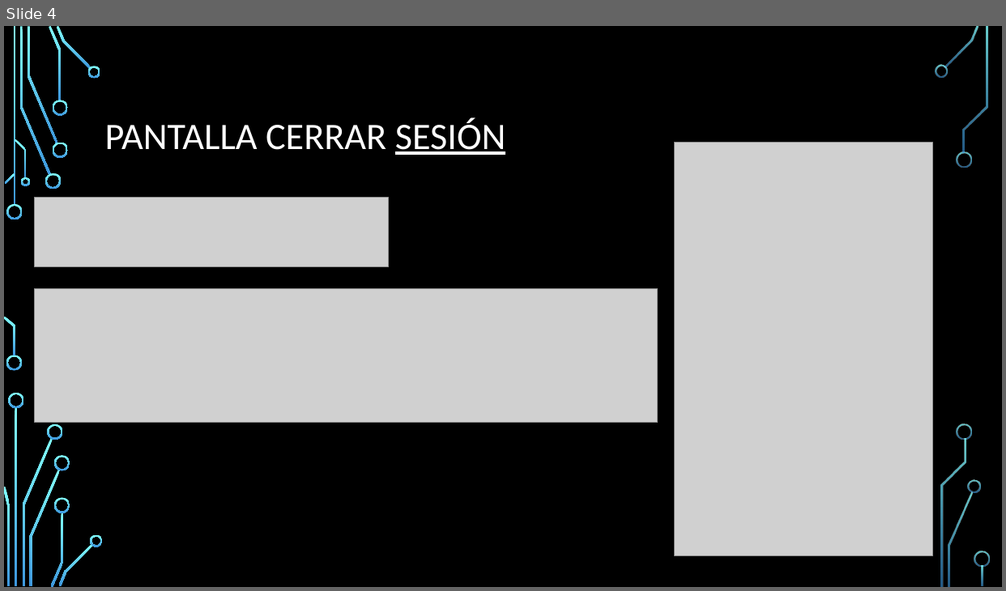
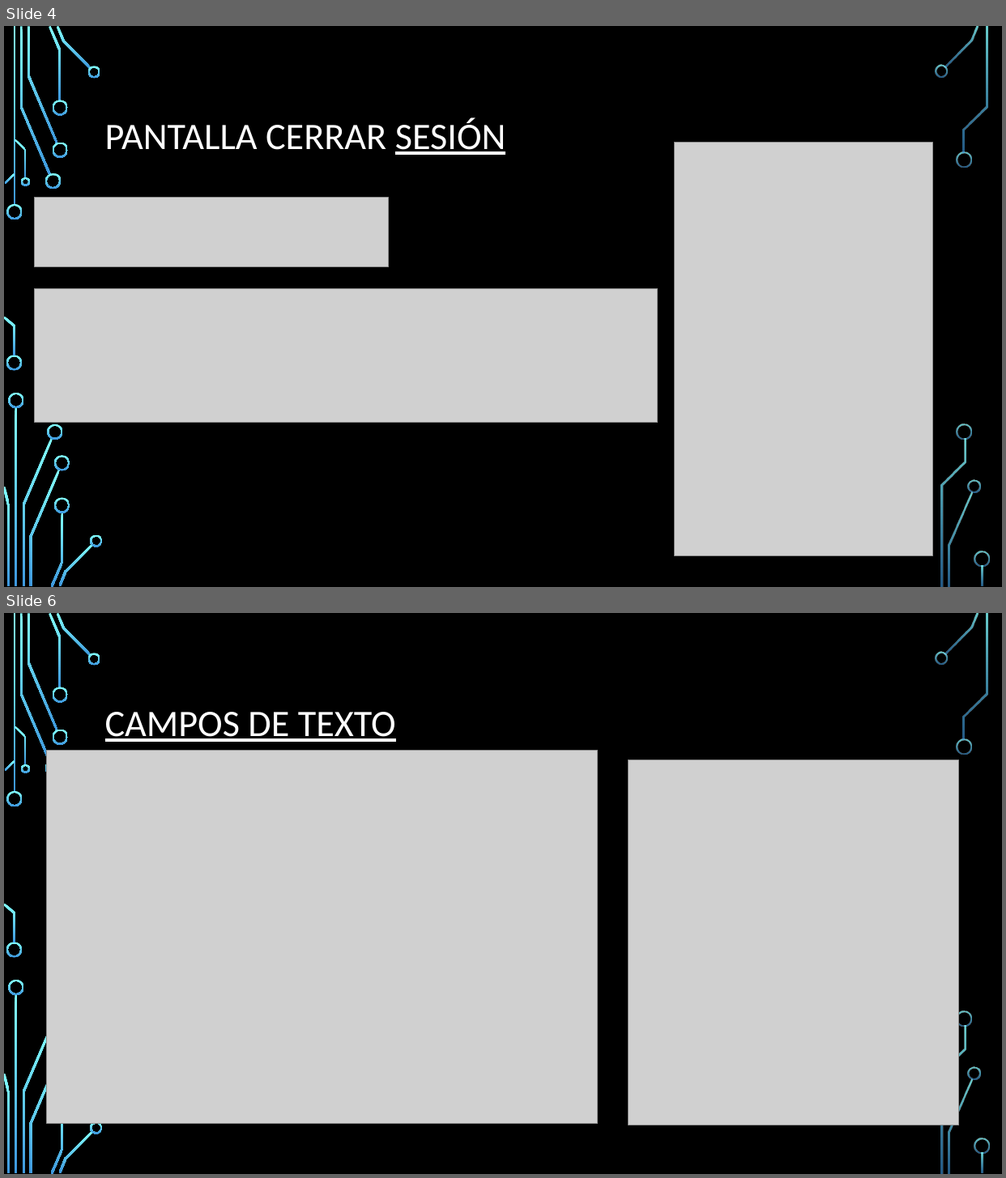
Before and after one commit to MauryBenavidez/School-maps, a slide deck: Presentacion School Maps/SchoolMapsPresentacion.pptx. Shown one above the other, each under a label of ours: slide 4 before the commit, slides 4 and 6 after it; the slides between them are not shown. The pictures are 1006x591 and 1006x1178 pixels, drawn with LibreOffice and Linux fonts; fonts in the diff are those of the drawing; grey boxes stand for pictures; background and template pictures are left out. Boxes give left, top, right and bottom in pixels: in the first picture for what was removed or moved away, otherwise in the second. Text is boxed around its words. In the diff, an @@ line names an element or a change of style, - is before the commit and + after.

```diff
--- a/Presentacion School Maps/SchoolMapsPresentacion.pptx
+++ b/Presentacion School Maps/SchoolMapsPresentacion.pptx
@@ slide 6 added at <box>4,613,1002,1174</box>, background picture (left out); not listed: 34 template elements that a slide beside it also shows @@
@@ title added at <box>105,712,396,742</box>, 36 pt, text #FFFFFF, underline @@
+CAMPOS DE TEXTO
@@ picture added at <box>47,751,598,1124</box> @@
@@ picture added at <box>629,760,959,1126</box> @@
```
Also in this commit, not shown: 3 other slides added, 4 other files.
